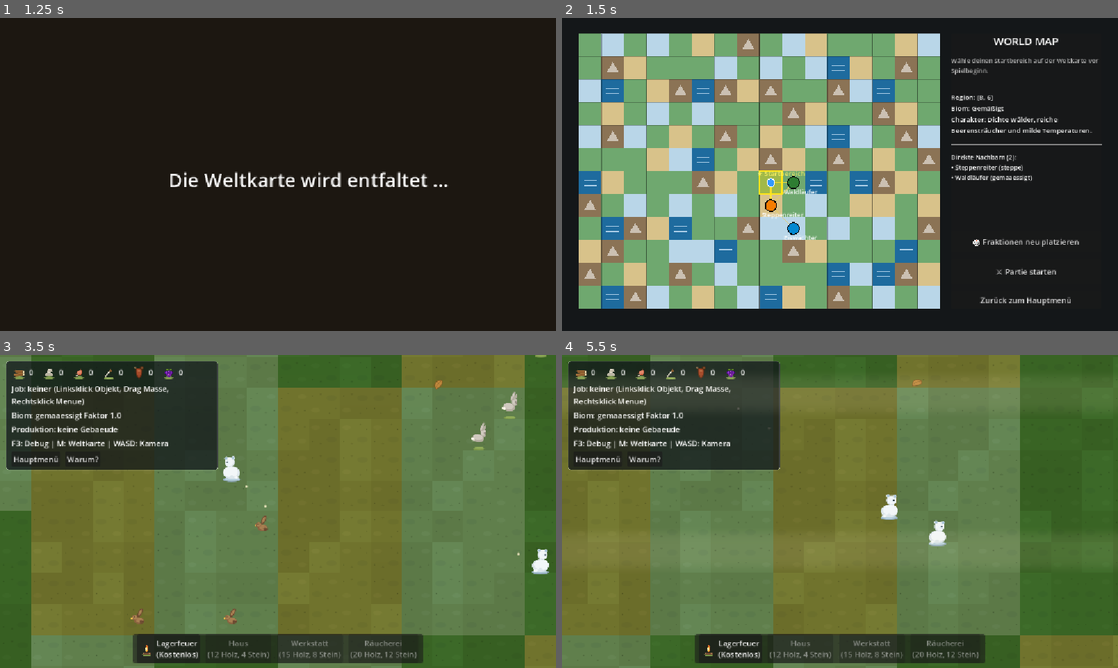
Above: before the commit, frames 1-4 (two rows, left to right).
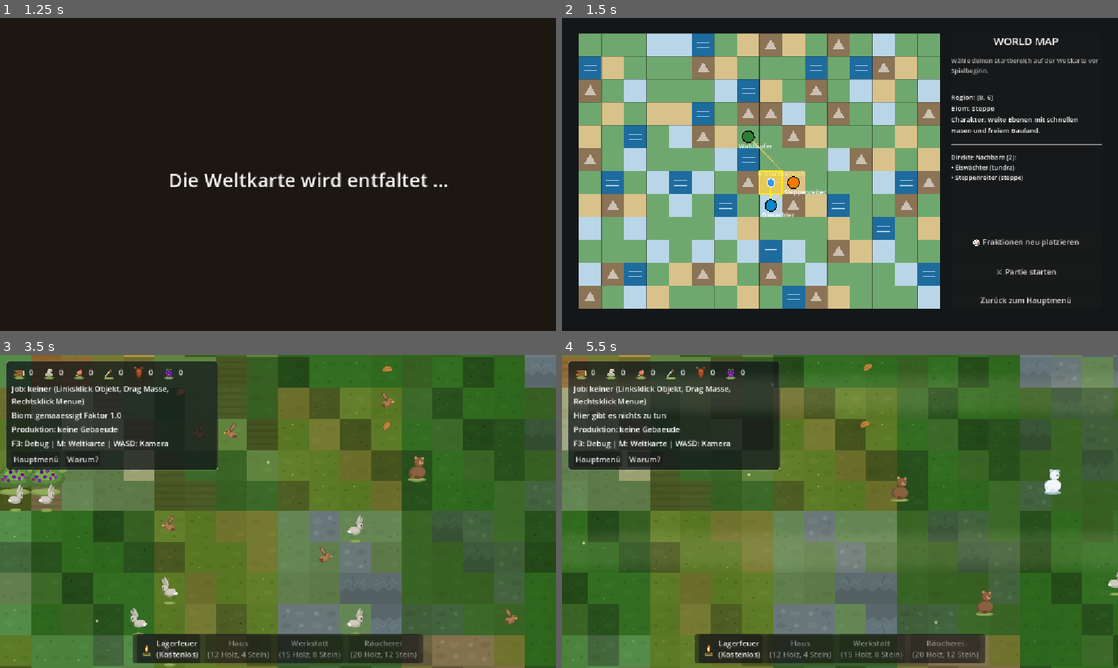
Above: after the commit, the same moments.

Repository: vannon091118/snip-warfare
Game: Godot game, scene res://ui/scenes/hauptmenue.tscn
Two runs of this game, one before a commit and one after it. Both use one fixed random seed, a clock stepped at 60 frames per second and the inputs below.
Inputs (mouse positions are in pixels of both pictures, inside the frame that each line leads up to):
- Up to frame 1 (1.25 s): click "Start" at 0.5 s
- Up to frame 2 (1.5 s): tap Enter at 1.25 s; move the mouse to (962, 158) at 1.27 s; hold Right (ui_right) from 1.28 s (still down); hold Shift from 1.28 s (still down); click (962, 158) at 1.42 s
- Up to frame 3 (3.5 s): tap Space at 1.52 s; release Right (ui_right) at 2 s; release Shift at 2 s; click "⚔ Partie starten" at 2 s; drag from (166, 527) to (250, 574) at 2.77 s
- Up to frame 4 (5.5 s): move the mouse to (895, 442) at 3.52 s; hold D (kamera_rechts) 3.53-4.25 s; hold Shift 3.53-4.25 s; drag from (812, 574) to (673, 464) at 4.27 s; move the mouse to (1006, 558) at 5.02 s; hold A (kamera_links) from 5.03 s (still down); tap Enter at 5.1 s; tap Space at 5.27 s

Frame 1 is identical in both runs. In frame 2, 44% of the frame differs, in the area x 3-96%, y 4-93%; in frame 3, 67%, in the area x 0-100%, y 0-100%; in frame 4, 59%.

Commit message:
1. Der Nutzer verlangte zornig und zu Recht, dass das platzierte Lagerfeuer und das gebaute Haus endlich sichtbar auf dem Schirm erscheinen, der Stickman nicht mehr blind und ziellos in den Kannibalismus abdriftet und die Weltgenerierung eine spürbar balancierte, prozentuale Landschaft mit echten Variationen entfaltet statt jedes Mal denselben monotonen Einheitsbrei auszuwerfen.
2. In gebaeude_manager.gd wurde das Signal gebaeude_platziert ins Leben gerufen und direkt nach der Modellbuchung abgefeuert, damit die Welt sofort erfährt, wenn ein Gebäude das Licht der Erde erblickt.

3. In welt.gd fängt die Szene dieses Signal nun beherzt auf, hängt den frischen Knoten unverzüglich in den Renderer ein, weckt die Lagerfabrik auf und facht die Wärmequellen für die frierende Bevölkerung neu an, bevor die Verzweiflung überhandnimmt.

4. In welt_renderer.gd erlaubt die neue Methode sichtgebiet_aktualisieren dem Zeichenapparat, neu entstandene Bauwerke ohne Umwege und ohne erzwungene Kamerareise sofort sichtbar auf die Bildfläche zu zaubern.

5. In welt_generator.gd verteilt die neue Logik in biom_fliese_fuer nun prozentual abgestimmte Fliesen wie Wiesen, Waldböden, Acker, Sand und Geröll über die Chunks, wodurch die zuvor flache und sterile Ödnis endlich ein lebendiges und abwechslungsreiches Gesicht erhält.

6. In generator_gewichte.json wurden die erdrückenden Cluster-Wahrscheinlichkeiten für Wälder und Steinfelder von wahnwitzigen Spitzenwerten auf ein harmonisches Maß zurückgestutzt, sodass nun echte Lichtungen und begehbare Freiräume zum Siedeln entstehen.

7. In welt_map.gd wird der deterministisch geplante Seed der gewählten Region nun lückenlos an die Sitzung übergeben, damit die lokale Karte exakt der gewählten Landschaft entspricht und nicht mehr im ewigen Trott desselben Standard-Wertes verharrt.

8. In welt_ladevorgang.gd wurde die Saatgut-Ableitung so justiert, dass unbenannte Neuanfänge aus dem bestehenden Weltarchiv deterministisch frische Saaten ziehen.

9. In welt_netzwerk_planer.gd wurden die letzten Integer-Divisionen bei der Mittelpunkt- und Regionsberechnung endgültig durch gleitkommasichere Divisionen getilgt, damit der Godot-Debugger endlich seine Ruhe findet.

10. Nun steht der sichtbaren Ingame-Prüfung nichts mehr im Wege, wenn Lagerfeuer und Hütten aus dem Boden wachsen und die Siedler wohlbehalten ihr Werk verrichten.

Diff:
--- a/world/data/generator_gewichte.json
+++ b/world/data/generator_gewichte.json
@@ -53,10 +53,10 @@
   },
   "cluster": {
     "_kommentar": "Spawn-Cluster: Jeder Eintrag stempelt eine dichte Gruppe als Weltzustand. anzahl ist der Kern der Gruppe, umgebung_zusatz die Streuung drum herum, radius_kacheln die Gruppengroesse, chance die Wahrscheinlichkeit je Chunk. Neue Spawn-Varianten nur hier und im Element-Katalog.",
-    "wald": {"kategorie": "cluster", "element_id": "baum", "anzahl": 6, "umgebung_zusatz": 4, "radius_kacheln": 3, "chance": 0.9, "biome": ["gemaaessigt", "steppe"]},
-    "steinfeld": {"kategorie": "cluster", "element_id": "stein", "anzahl": 4, "umgebung_zusatz": 2, "radius_kacheln": 2, "chance": 0.6, "biome": ["gemaaessigt", "tundra", "steppe"]},
-    "hasen_bau": {"kategorie": "cluster", "element_id": "hase", "anzahl": 3, "umgebung_zusatz": 2, "radius_kacheln": 2, "chance": 0.45, "biome": ["gemaaessigt", "steppe"]},
-    "vogelschwarm": {"kategorie": "cluster", "element_id": "vogel", "anzahl": 3, "wandernd": true, "anzahl_min": 2, "anzahl_max": 5, "radius_kacheln": 2, "chance": 0.35, "biome": ["gemaaessigt", "steppe", "tundra"]}
+    "wald": {"kategorie": "cluster", "element_id": "baum", "anzahl": 5, "umgebung_zusatz": 3, "radius_kacheln": 3, "chance": 0.55, "biome": ["gemaaessigt", "steppe"]},
+    "steinfeld": {"kategorie": "cluster", "element_id": "stein", "anzahl": 3, "umgebung_zusatz": 2, "radius_kacheln": 2, "chance": 0.35, "biome": ["gemaaessigt", "tundra", "steppe"]},
+    "hasen_bau": {"kategorie": "cluster", "element_id": "hase", "anzahl": 2, "umgebung_zusatz": 2, "radius_kacheln": 2, "chance": 0.35, "biome": ["gemaaessigt", "steppe"]},
+    "vogelschwarm": {"kategorie": "cluster", "element_id": "vogel", "anzahl": 3, "wandernd": true, "anzahl_min": 2, "anzahl_max": 4, "radius_kacheln": 2, "chance": 0.30, "biome": ["gemaaessigt", "steppe", "tundra"]}
   },
   "grenzen": {
     "kommentar": "Mindest- und Maxwerte je Chunk: Der Chunk-Simulator verwirft jeden Chunk der diese Werte verletzt. Die Werte gelten fuer den Chunk nach Cluster-Stempelung.",
--- a/world/logic/kategorie_generator/welt_generator.gd
+++ b/world/logic/kategorie_generator/welt_generator.gd
@@ -165,6 +165,7 @@
 			var y := start_y + dy
 			if x < model.raster_breite and y < model.raster_hoehe:
 				plaetze.append(Vector2i(x, y))
+				model.fliese_setzen(x, y, _biom_fliese_fuer(biom_id, chunk_zufall))
 	while versuche < kacheln * 3:
 		versuche += 1
 		if plaetze.is_empty():
@@ -278,3 +279,32 @@
 		plaetze.append(kandidaten[index])
 		kandidaten.remove_at(index)
 	return plaetze
+
+func _biom_fliese_fuer(biom_id: String, zufall: Kern_Zufall) -> String:
+	# Prozentuale Fliesen-Verteilung passend zum Biom: bricht die monotone
+	# Standardkachel und erzeugt sofort optische Differenzierung.
+	var wurf := int(zufall.naechste_zahl() % 100)
+	match biom_id:
+		"gemaaessigt":
+			if wurf < 55:
+				return "wiese"
+			elif wurf < 80:
+				return "waldboden"
+			else:
+				return "boden"
+		"steppe":
+			if wurf < 45:
+				return "boden"
+			elif wurf < 75:
+				return "acker"
+			else:
+				return "sand"
+		"tundra":
+			if wurf < 45:
+				return "boden"
+			elif wurf < 75:
+				return "geroell"
+			else:
+				return "fels"
+		_:
+			return "boden"
--- a/world/logic/kategorie_objekt/gebaeude_manager.gd
+++ b/world/logic/kategorie_objekt/gebaeude_manager.gd
@@ -8,6 +8,9 @@
 
 signal gebaeude_meldung(text: String)
 signal gebaeude_fertiggestellt(gebaeude_id: String)
+## Renderer-Signal: Der Renderer muss jeden neu platzierten Gebäude-Knoten sofort
+## anhängen, ohne auf den nächsten Sichtbereichs-Scan zu warten.
+signal gebaeude_platziert(objekt_index: int)
 ## Statuszeilen für das HUD: Der Manager meldet sie nur, wenn sie sich
 ## wirklich ändern. Das HUD muss nicht mehr in jedem Frame nachfragen.
 signal status_geaendert(zeilen: Array[String])
@@ -91,6 +94,7 @@
 	_model.objekt_feld_setzen(objekt_index, "prod_ziel_ticks", _produktions_maschine.zeit_ticks_fuer(definition.dauer_ticks))
 	_startbestand_einbuchen(definition, lager_index)
 	gebaeude_meldung.emit("Bau angefordert: %s (%d Ticks)" % [definition.angezeigter_name, definition.bauzeit_ticks])
+	gebaeude_platziert.emit(objekt_index)
 	# Die neue Baustelle erscheint sofort im HUD; kein Frame muss darauf warten.
 	_melde_status_wenn_neu()
 	return {"ok": true}
--- a/world/logic/kategorie_welt/welt_ladevorgang.gd
+++ b/world/logic/kategorie_welt/welt_ladevorgang.gd
@@ -69,7 +69,7 @@
 		var speicher_leser := Welt_Speicher.new()
 		var anzahl := speicher_leser.welt_namen().size()
 		var namens_hash := int(hash(welt_name) & 0x7FFFFFFF) if welt_name != "" else 841745713
-		var ableitung := Kern_Zufall.abgeleitet_fuer(namens_hash, anzahl + 1)
+		var ableitung := Kern_Zufall.abgeleitet_fuer(namens_hash + anzahl * 7919, anzahl + 1)
 		basis_seed = int(ableitung.naechste_zahl() % 1000000000)
 		if basis_seed == 0:
 			basis_seed = 13371337
--- a/world/logic/kategorie_welt/welt_netzwerk_planer.gd
+++ b/world/logic/kategorie_welt/welt_netzwerk_planer.gd
@@ -96,7 +96,7 @@
 	# Startbereich: möglichst nahe der Mitte, niemals auf einer Barriere und
 	# möglichst mit zwei offenen Wegen zu Fraktionen. Die Wahl ist
 	# deterministisch, damit dieselbe Karte denselben Start liefert.
-	var mitte := Vector2i(int(regionen.x / 2), int(regionen.y / 2))
+	var mitte := Vector2i(int(float(regionen.x) * 0.5), int(float(regionen.y) * 0.5))
 	var kandidaten: Array[Vector2i] = []
 	for ry in regionen.y:
 		for rx in regionen.x:
@@ -131,7 +131,7 @@
 
 func _region_von_fraktion(model: Welt_Model, fraktion: Welt_Fraktion) -> Vector2i:
 	var kante := maxi(model.region_kante, 1)
-	return Vector2i(int(fraktion.position_kachel.x) / kante, int(fraktion.position_kachel.y) / kante)
+	return Vector2i(int(float(fraktion.position_kachel.x) / float(kante)), int(float(fraktion.position_kachel.y) / float(kante)))
 
 func _linie_frei(model: Welt_Model, von: Vector2i, nach: Vector2i) -> bool:
 	# Wege umgehen Barrieren: Die Zellen zwischen zwei Regionen werden
--- a/world/logic/kategorie_welt/welt_renderer.gd
+++ b/world/logic/kategorie_welt/welt_renderer.gd
@@ -357,6 +357,13 @@
 	# Der Editor und Prüfläufe ohne Kamera hängen alles an, wie bisher.
 	_sichtbereich = Rect2()
 
+func sichtgebiet_aktualisieren() -> void:
+	# Erzwingt den Neuabgleich der sichtbaren Objekte bei Gebäudeplatzierung
+	# oder Spawn-Ereignissen, ohne auf Kamerabewegung warten zu müssen.
+	_sichtgebiet_dirty = true
+	if _sichtbereich.size != Vector2.ZERO:
+		_sichtbar_anwenden()
+
 func _sichtbar_anwenden() -> void:
 	if _model == null or _sichtbereich.size == Vector2.ZERO:
 		return
--- a/world/scenes/welt.gd
+++ b/world/scenes/welt.gd
@@ -138,6 +138,7 @@
 	_gebaeude.einrichten(_model, _registry, _ressourcen, _lager, _fortschritt)
 	add_child(_gebaeude)
 	_gebaeude.gebaeude_meldung.connect(_auf_gebaeude_meldung)
+	_gebaeude.gebaeude_platziert.connect(_auf_gebaeude_platziert)
 	# Produktionszeile als Ereignis statt Frame-Abfrage: Der Manager meldet
 	# jede Zustandsänderung selbst, das HUD liest nur die Meldung.
 	_gebaeude.status_geaendert.connect(_auf_produktion_status)
@@ -327,6 +328,13 @@
 func _auf_gebaeude_meldung(meldung_text: String) -> void:
 	_hud.meldung_setzen(meldung_text)
 
+func _auf_gebaeude_platziert(objekt_index: int) -> void:
+	# Das neue Gebäude sofort visuell einhängen und die Domänen nachziehen.
+	_karte.objekt_knoten_anhaengen(objekt_index)
+	_karte.sichtgebiet_aktualisieren()
+	_lager_fabrik.anlegen_aus_welt(_model, _lager, _kamera_steuerung.kamera_position)
+	_waerme_sammler.sammeln(_model, _stockmaenner)
+
 func _auf_ziel_erreicht(stufe: Dictionary) -> void:
 	_hud.meldung_setzen("Ziel erreicht: %s" % str(stufe.get("id", "")))
 	_hud.meldung_setzen(_fortschritt.ziel_zeile())
@@ -336,6 +344,8 @@
 	# Karte allein von ihrem Ziel, und die Einwanderung startet nicht doppelt.
 	if _stockmaenner.einheit_zahl() > 0:
 		return
+	_lager_fabrik.anlegen_aus_welt(_model, _lager, _kamera_steuerung.kamera_position)
+	_waerme_sammler.sammeln(_model, _stockmaenner)
 	_stockmaenner.einheit_hinzufuegen(_stockmaenner.lager_anker_position() + Vector2(0, 48))
 	_hud.meldung_setzen("Der erste Siedler ist am Lagerfeuer angekommen.")
 
--- a/world/scenes/welt_map.gd
+++ b/world/scenes/welt_map.gd
@@ -16,6 +16,8 @@
 var _makro := Welt_MakroGenerator.new()
 var _seed_offset: int = 0
 var _gewaehlte_region: Vector2i = Vector2i.ZERO
+var _basis_seed: int = 0
+var _aktueller_seed_wert: int = 0
 
 @onready var _karten_flaeche: Control = %KartenFlaeche
 @onready var _info_label: Label = %InfoLabel
@@ -25,6 +27,15 @@
 @onready var _zurueck_knopf: Button = %ZurueckKnopf
 
 func _ready() -> void:
+	if WeltSitzung.seed_wunsch != 0:
+		_basis_seed = WeltSitzung.seed_wunsch
+	else:
+		var speicher_leser := Welt_Speicher.new()
+		var anzahl := speicher_leser.welt_namen().size()
+		var ableitung := Kern_Zufall.abgeleitet_fuer(421337 + anzahl * 1337, anzahl + 1)
+		_basis_seed = int(ableitung.naechste_zahl() % 1000000000)
+		if _basis_seed == 0:
+			_basis_seed = 421337
 	_starten_knopf.pressed.connect(_auf_starten)
 	_neu_knopf.pressed.connect(_auf_neu_platzieren)
 	_zurueck_knopf.pressed.connect(_auf_zurueck)
@@ -34,16 +45,14 @@
 	_details_aktualisieren()
 
 func _welt_planen() -> void:
-	var seed_wert: int = WeltSitzung.seed_wunsch
-	if seed_wert == 0:
-		seed_wert = int(hash("world_map_%d" % _seed_offset) & 0x7FFFFFFF)
-		if seed_wert == 0:
-			seed_wert = 421337
+	_aktueller_seed_wert = (_basis_seed + _seed_offset * 10007) & 0x7FFFFFFF
+	if _aktueller_seed_wert == 0:
+		_aktueller_seed_wert = 421337
 	# Makroebene statt lokaler Erzeugung: Die Weltkarte plant nur ihre
 	# Regionen. Kein Chunk, kein Objekt, kein Tier — die Weltkarte ist in
 	# einem Bruchteil der Zeit da und die lokale Karte bleibt die einzige
 	# Stelle mit Inhalt.
-	_makro.karte_planen(_model, _registry, seed_wert)
+	_makro.karte_planen(_model, _registry, _aktueller_seed_wert)
 	_netzwerk_planer.netzwerk_planen(_model, _registry, _seed_offset, _biome)
 	_gewaehlte_region = _netzwerk_planer.spieler_region()
 	_karten_flaeche.queue_redraw()
@@ -184,6 +193,7 @@
 	var region: Dictionary = _model.region_an_kachel(_gewaehlte_region.x * _model.region_kante, _gewaehlte_region.y * _model.region_kante)
 	var biom_id: String = str(region.get("biom_id", "gemaaessigt"))
 	WeltSitzung.startbereich_setzen(_gewaehlte_region.x, _gewaehlte_region.y, biom_id)
+	WeltSitzung.seed_wunsch = int(region.get("seed", _aktueller_seed_wert))
 	WeltSitzung.fraktionen_netzwerk = _netzwerk_planer.nach_array()
 	WeltSitzung.uebergang_ziel = SZENE_KARTE
 	WeltSitzung.uebergang_text = "Die lokale Spielkarte wird generiert …"
Not shown, changed: shinon/commit_msg.txt
